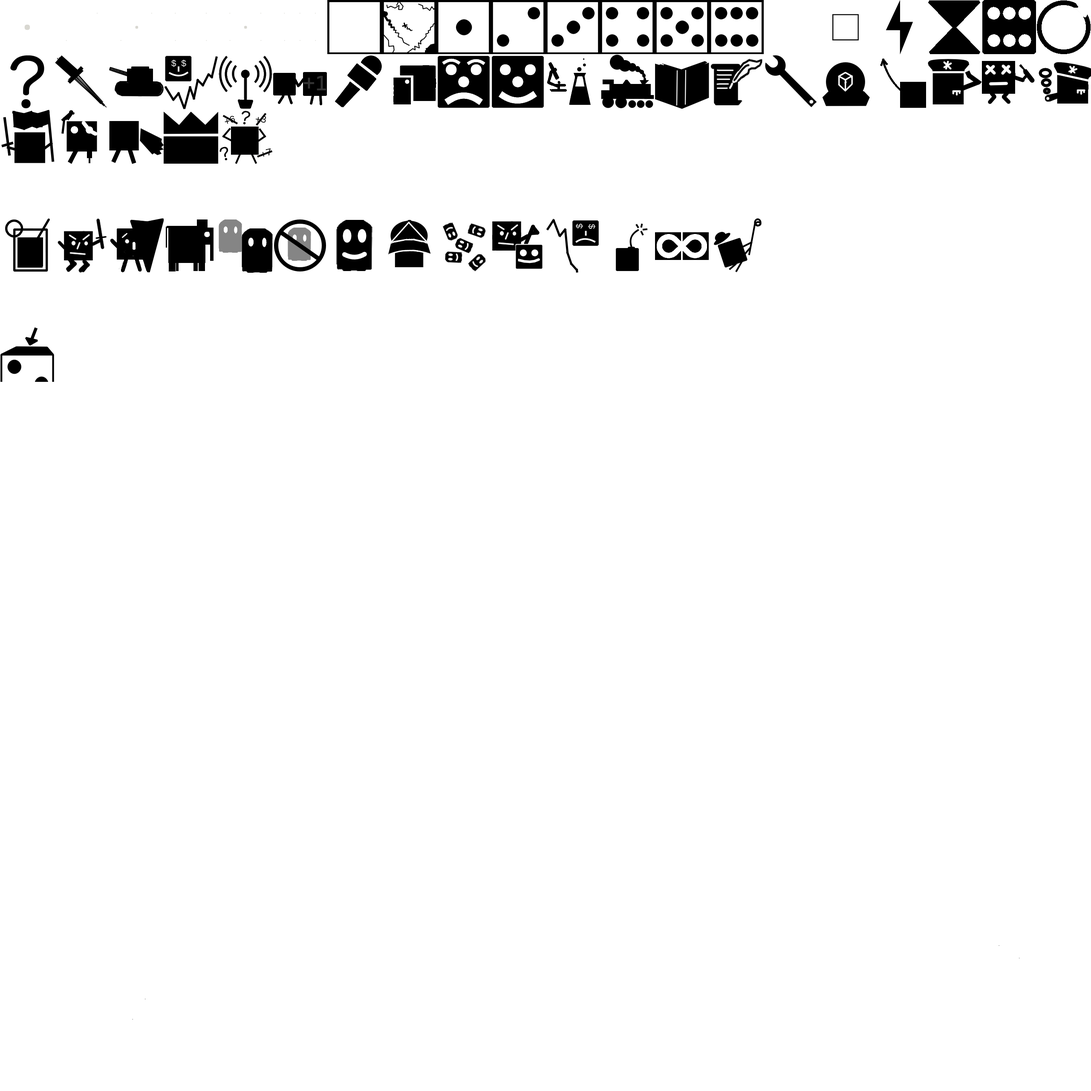
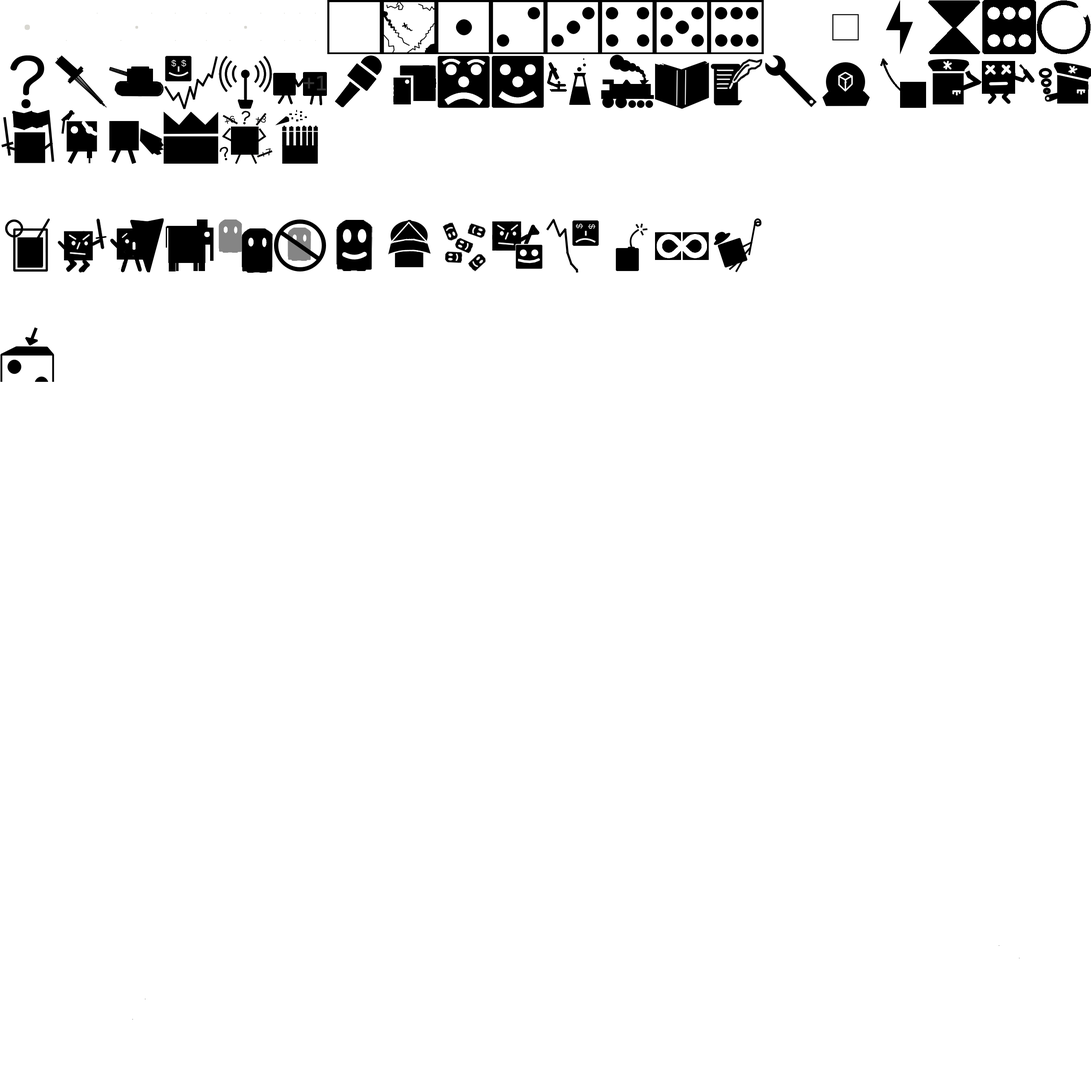
Layered file, before and after one edit (1091x1091). Changes by layer:
pixels changed over [275, 110, 319, 164] (layer not identified)
